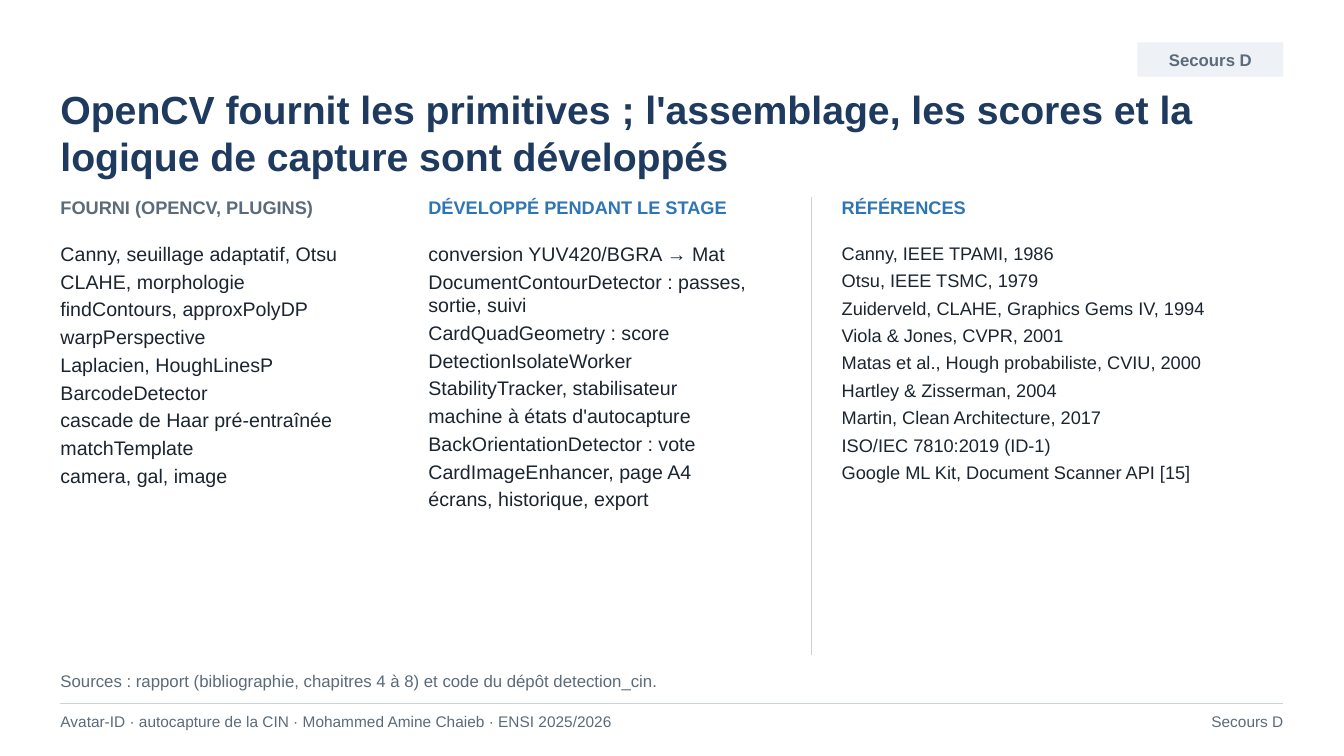
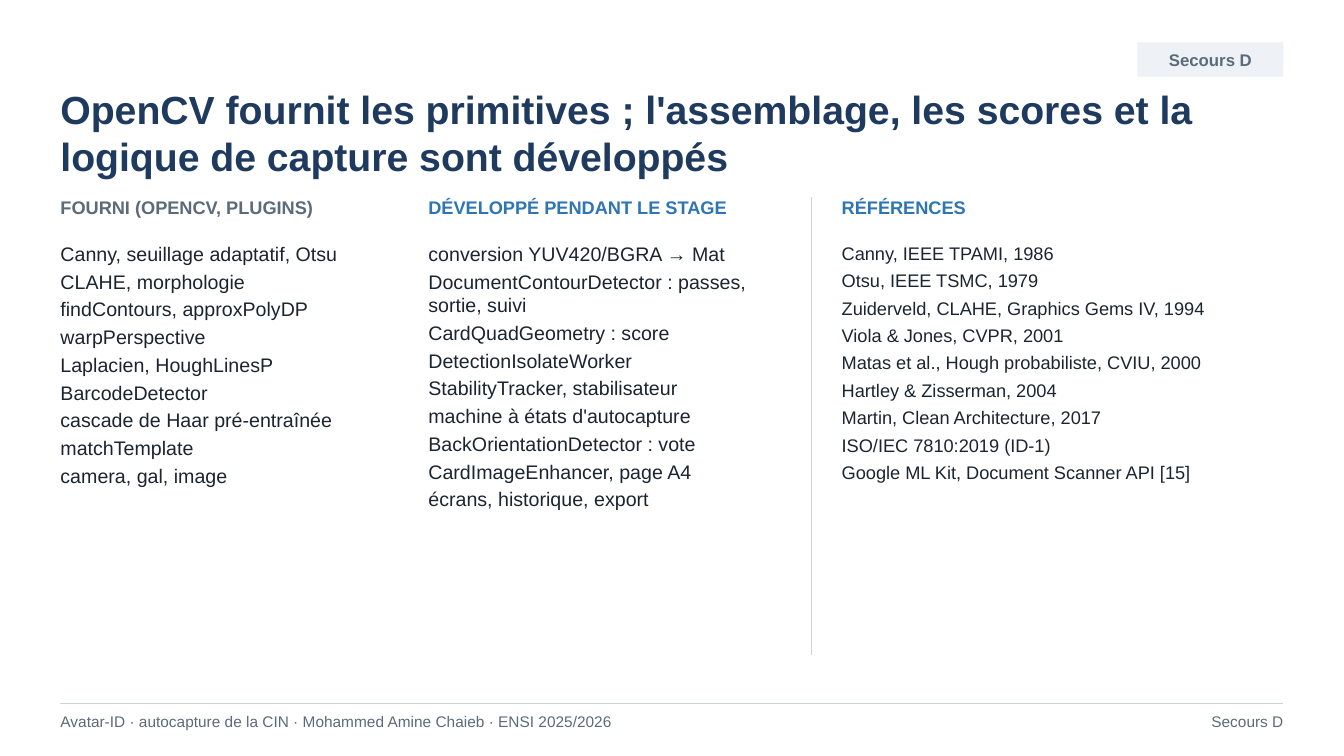
Before and after one commit to mohammedaminechaieb/detection_cin, a slide deck: slide 19 of Soutenance_Stage_ENSI_Final.pptx (slide 18 before the commit). Drawn at 1344x756 pixels with LibreOffice and Linux fonts; fonts in the diff are those of the drawing. Boxes give left, top, right and bottom in pixels: in the first picture for what was removed or moved away, otherwise in the second. Text is boxed around its words. In the diff, an @@ line names an element or a change of style, - is before the commit and + after.

```diff
--- a/Soutenance_Stage_ENSI_Final.pptx
+++ b/Soutenance_Stage_ENSI_Final.pptx
@@ text removed at (60, 674, 656, 691) @@
-Sources : rapport (bibliographie, chapitres 4 à 8) et code du dépôt detection_cin.
```
Also in this commit, not shown: 13 other slides changed, 4 slides added, 3 slides removed, 3 other files.
